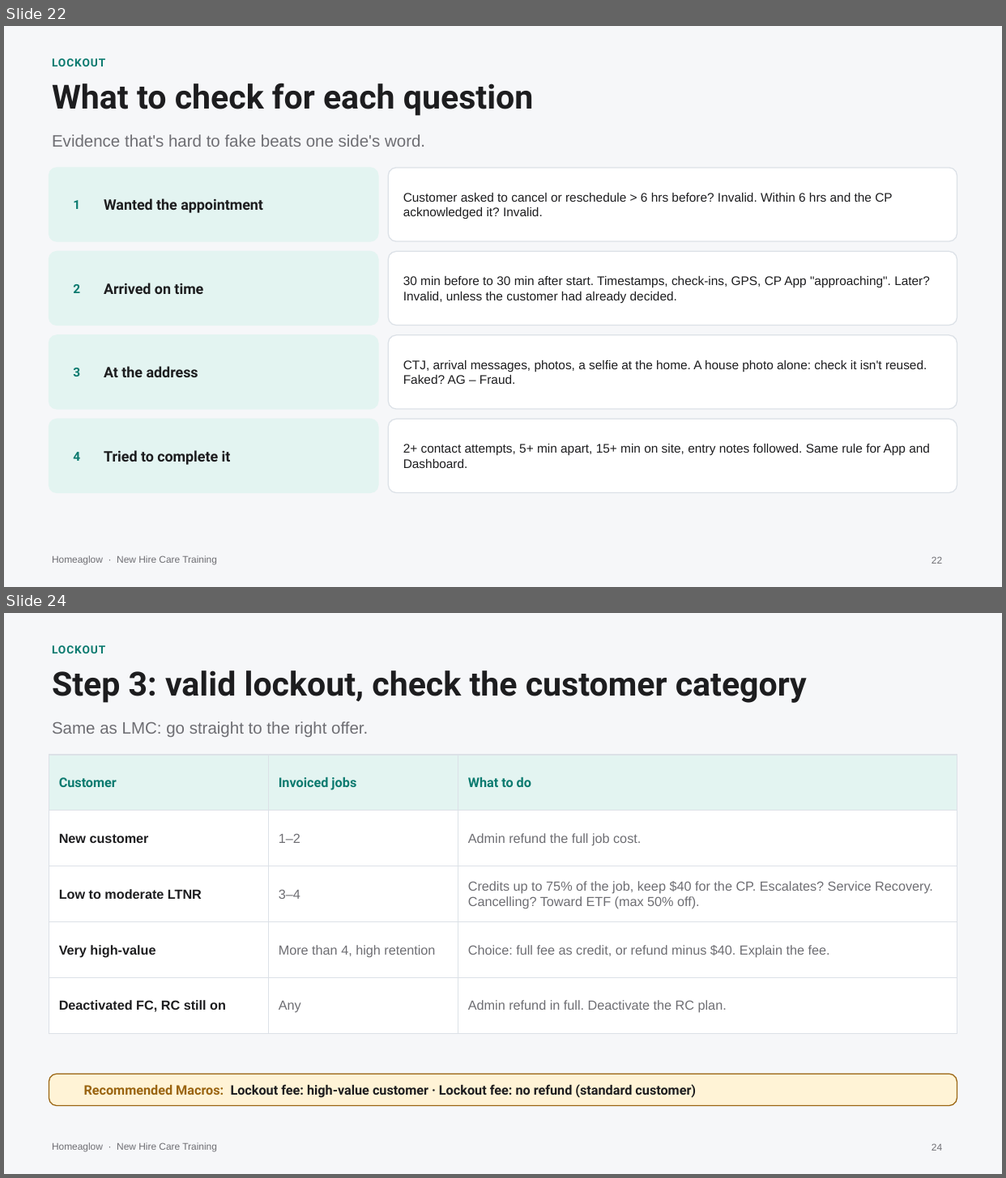
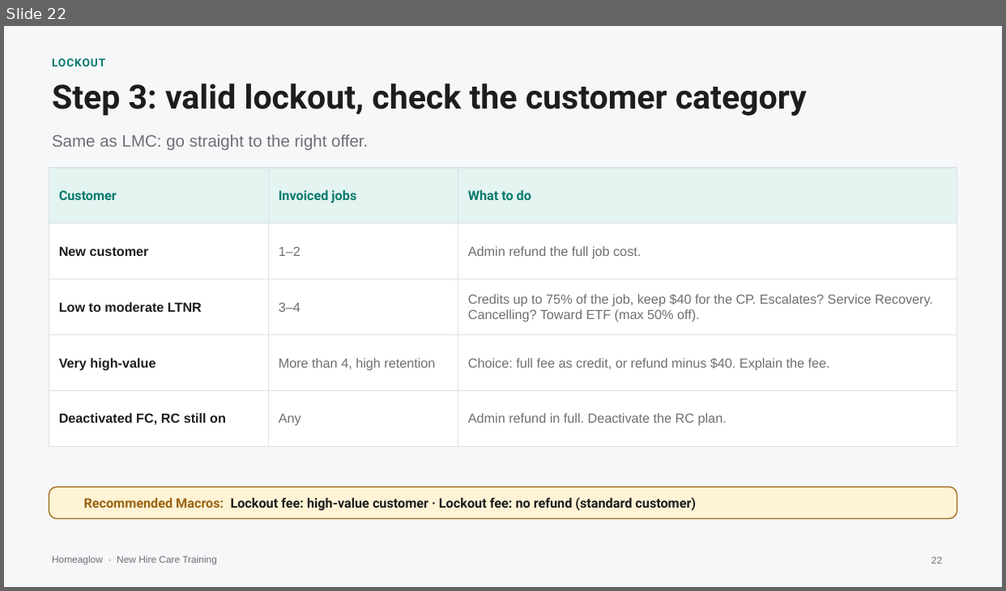
Before and after one commit to anjulimichelle/training, a slide deck: incorrect-info-lmc-lockout/incorrect-info-lmc-lockout.pptx. Shown one above the other, each under a label of ours: slides 22 and 24 before the commit, slide 22 after it; the slides between them are not shown. The pictures are 1006x1178 and 1006x591 pixels, drawn with LibreOffice and Linux fonts; fonts in the diff are those of the drawing; background and template pictures are left out. Boxes give left, top, right and bottom in pixels: in the first picture for what was removed or moved away, otherwise in the second. Text is boxed around its words. In the diff, an @@ line names an element or a change of style, - is before the commit and + after.

```diff
--- a/incorrect-info-lmc-lockout/incorrect-info-lmc-lockout.pptx
+++ b/incorrect-info-lmc-lockout/incorrect-info-lmc-lockout.pptx
@@ slide 22 removed at box(4, 26, 1002, 587), background #F6F7F9; not listed: 1 template element that a slide beside it also shows @@
@@ text removed at box(52, 58, 105, 66) @@
-LOCKOUT
@@ text removed at box(52, 83, 533, 116) @@
-What to check for each question
@@ text removed at box(52, 135, 425, 147) @@
-Evidence that's hard to fake beats one side's word.
@@ rounded rectangle removed at box(49, 168, 378, 241) @@
@@ rounded rectangle removed at box(388, 168, 957, 241) @@
@@ ellipse removed at box(62, 190, 91, 220) @@
@@ text removed at box(403, 192, 892, 219) @@
-Customer asked to cancel or reschedule > 6 hrs before? Invalid. Within 6 hrs and the CP acknowledged it? Invalid.
@@ text removed at box(73, 200, 80, 209) @@
-1
@@ text removed at box(104, 199, 263, 213) @@
-Wanted the appointment
@@ rounded rectangle removed at box(49, 251, 378, 326) @@
@@ rounded rectangle removed at box(388, 251, 957, 326) @@
@@ ellipse removed at box(62, 274, 91, 303) @@
@@ text removed at box(73, 284, 80, 293) @@
-2
@@ text removed at box(104, 283, 203, 294) @@
-Arrived on time
@@ text removed at box(403, 275, 930, 303) @@
-30 min before to 30 min after start. Timestamps, check-ins, GPS, CP App "approaching". Later? Invalid, unless the customer had already decided.
@@ rounded rectangle removed at box(49, 335, 378, 409) @@
@@ rounded rectangle removed at box(388, 335, 957, 409) @@
@@ ellipse removed at box(62, 357, 91, 387) @@
@@ text removed at box(403, 360, 927, 384) @@
-CTJ, arrival messages, photos, a selfie at the home. A house photo alone: check it isn't reused. Faked? AG – Fraud.
@@ text removed at box(73, 368, 80, 377) @@
-3
@@ text removed at box(104, 366, 198, 378) @@
-At the address
@@ rounded rectangle removed at box(49, 419, 378, 493) @@
@@ rounded rectangle removed at box(388, 419, 957, 493) @@
@@ ellipse removed at box(62, 442, 91, 471) @@
@@ text removed at box(73, 452, 80, 461) @@
-4
@@ text removed at box(104, 450, 231, 465) @@
-Tried to complete it
@@ text removed at box(403, 443, 930, 468) @@
-2+ contact attempts, 5+ min apart, 15+ min on site, entry notes followed. Same rule for App and Dashboard.
@@ page number removed at box(931, 557, 942, 564) @@
-22
@@ what was slide 24 is now slide 22 @@
@@ page number at box(931, 557, 942, 564): text changed @@
-24
+22
```
Also in this commit, not shown: 3 slides changed, 1 other slide removed, 1 other file.
